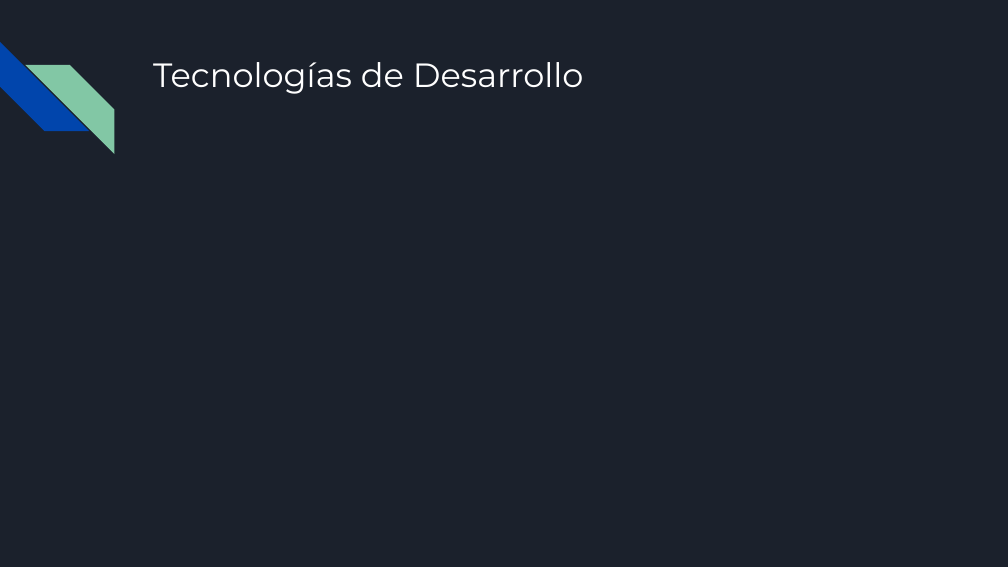
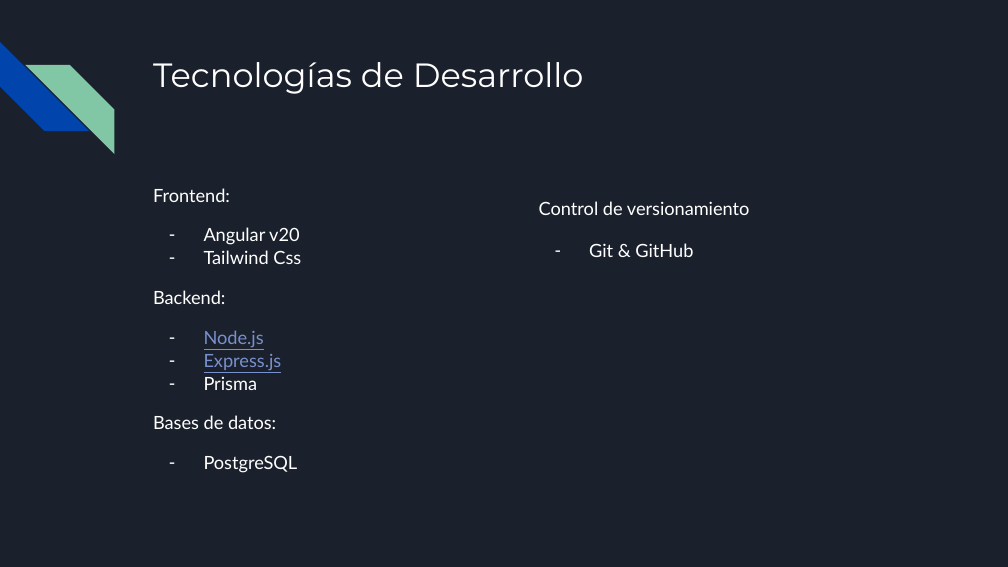
Before and after one commit to Carlos-Pardo-B/GRUPO_1_-Henriquez_Saavedra_Madrid_Pardo, a slide deck: slide 9 of Fase 1/Evidencias Grupales/Presentación Proyecto.pptx. Drawn at 1008x567 pixels with LibreOffice and Linux fonts; fonts in the diff are those of the drawing. Boxes give left, top, right and bottom in pixels: in the first picture for what was removed or moved away, otherwise in the second. Text is boxed around its words. In the diff, an @@ line names an element or a change of style, - is before the commit and + after.

```diff
--- a/Fase 1/Evidencias Grupales/Presentación Proyecto.pptx
+++ b/Fase 1/Evidencias Grupales/Presentación Proyecto.pptx
@@ text added at (x1=153, y1=188, x2=301, y2=473), 13 pt, text #FFFFFF @@
+Frontend:
+– Angular v20
+– Tailwind Css
+Backend:
+– Node.js
+– Express.js
+– Prisma
+Bases de datos:
+– PostgreSQL
@@ text added at (x1=539, y1=201, x2=750, y2=257), 13 pt, text #FFFFFF @@
+Control de versionamiento
+– Git & GitHub
```
Also in this commit, not shown: 1 other slide changed.
